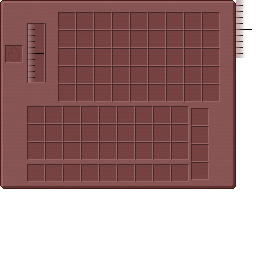
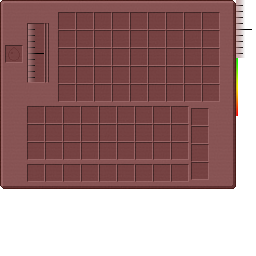
Revision of a layered 256×256 image; what changed, layer by layer:
added layer "efficiency_overlay" above "efficiency" over bbox(236, 58, 238, 116)
added layer "efficiency" above "slot_overlay" over bbox(46, 23, 49, 83)
